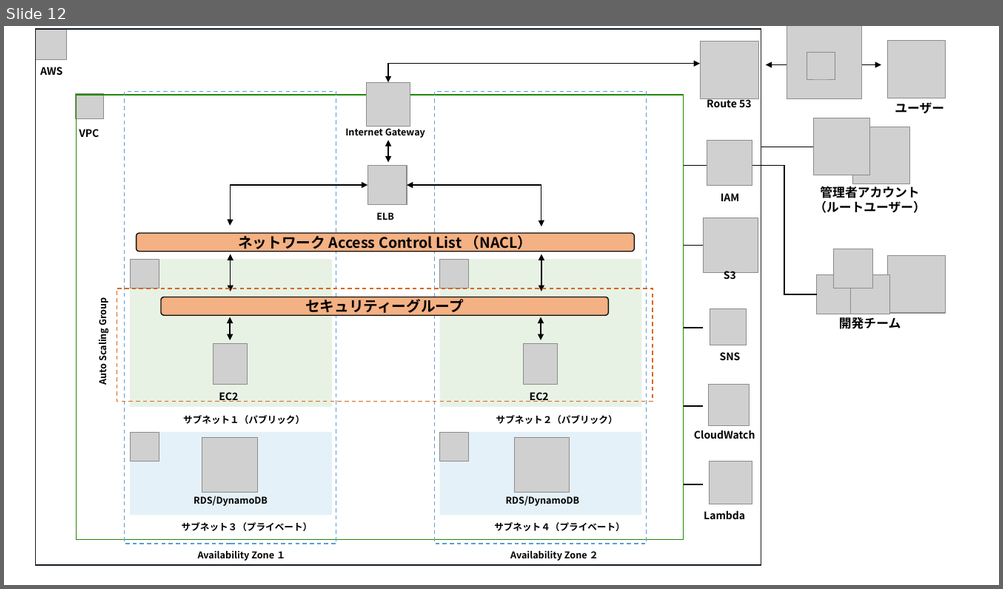
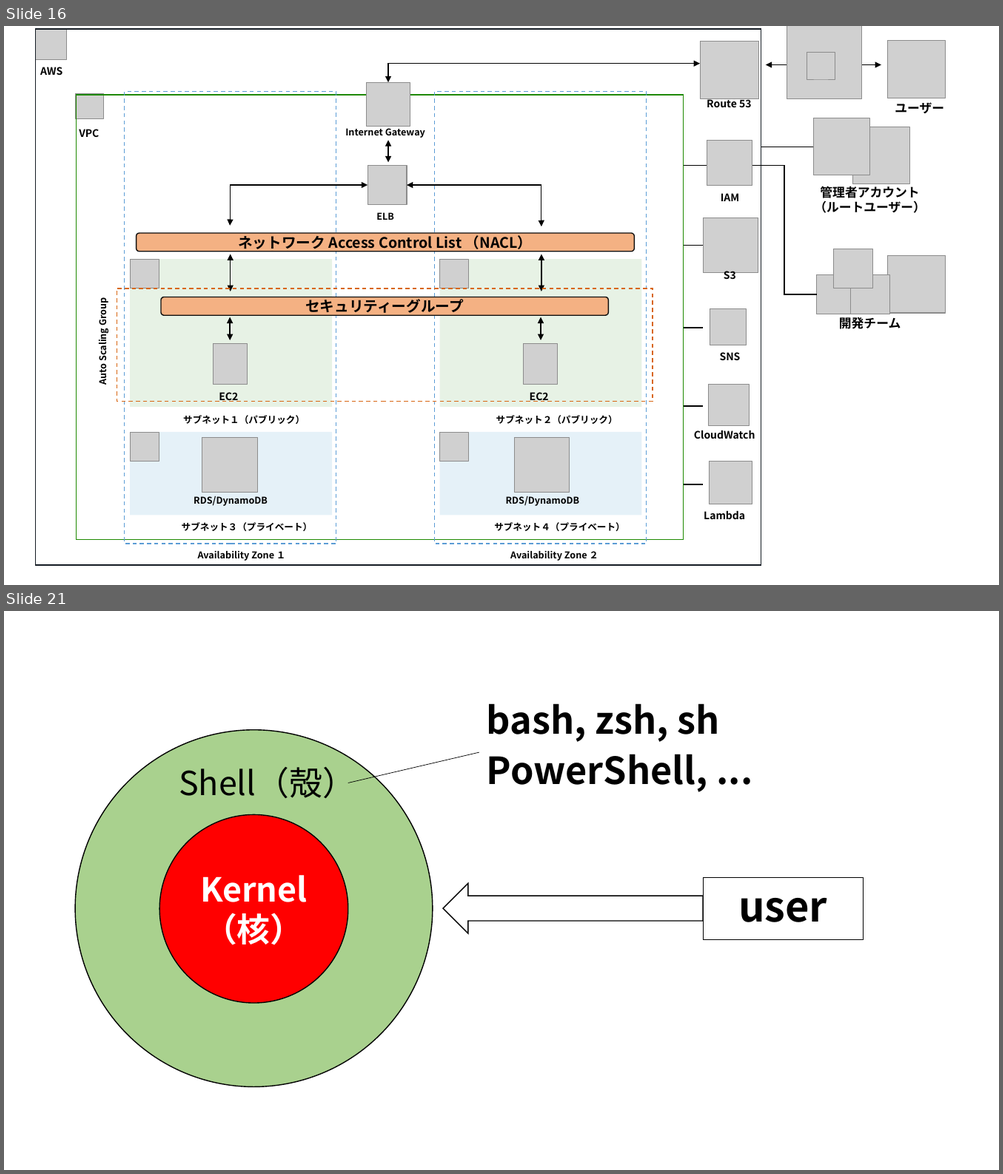
Before and after one commit to Mutsumix/aws-workshop, a slide deck: Day1/AWS-Architecture.pptx. Shown one above the other, each under a label of ours: slide 12 before the commit, slides 16 and 21 after it; the slides between them are not shown. The pictures are 1003x589 and 1003x1174 pixels, drawn with LibreOffice and Linux fonts; fonts in the diff are those of the drawing; grey boxes stand for pictures. Boxes give left, top, right and bottom in pixels: in the first picture for what was removed or moved away, otherwise in the second. Text is boxed around its words. In the diff, an @@ line names an element or a change of style, - is before the commit and + after.

```diff
--- a/Day1/AWS-Architecture.pptx
+++ b/Day1/AWS-Architecture.pptx
@@ slide 21 added at (x1=4, y1=611, x2=999, y2=1170), background #FFFFFF @@
@@ text added at (x1=486, y1=703, x2=719, y2=792), 36 pt, text #000000, bold @@
+bash, zsh, sh
+PowerShell, ...
@@ ellipse added at (x1=75, y1=729, x2=432, y2=1087), fill #A9D18E, outline #000000 1 pt @@
@@ text added at (x1=179, y1=762, x2=356, y2=798), 32 pt, text #000000 @@
+Shell（殻）
@@ line added from (348, 783) to (479, 753), #000000 0.5 pt @@
@@ ellipse added at (x1=160, y1=815, x2=349, y2=1003), fill #FF0000, outline #000000 1 pt, 32 pt, text #FFFFFF, bold @@
+Kernel
+（核）
@@ down arrow added at (x1=443, y1=884, x2=703, y2=934), outline #000000 1 pt @@
@@ rectangle added at (x1=703, y1=877, x2=864, y2=940), outline #000000 0.75 pt, 40 pt, text #000000, bold @@
+user
@@ what was slide 12 is now slide 16 @@
```
Also in this commit, not shown: 3 slides changed, 9 other slides added.
